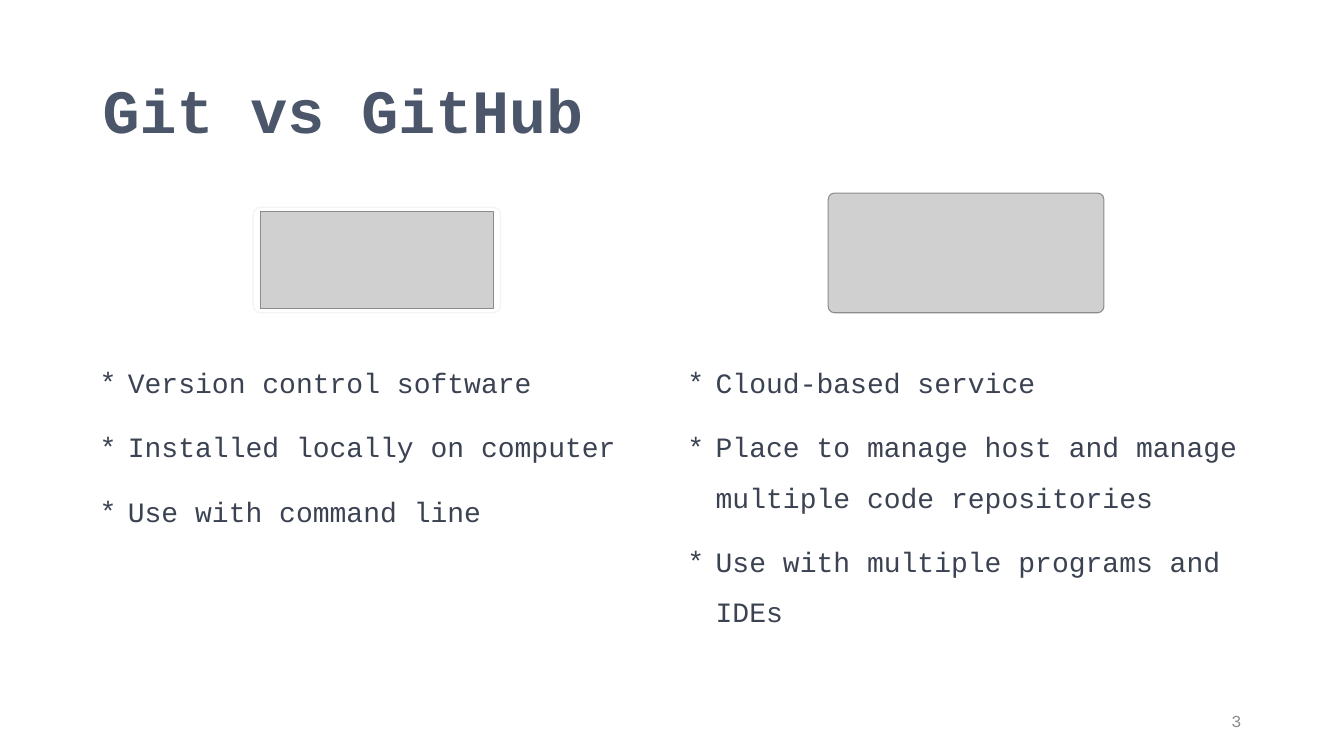
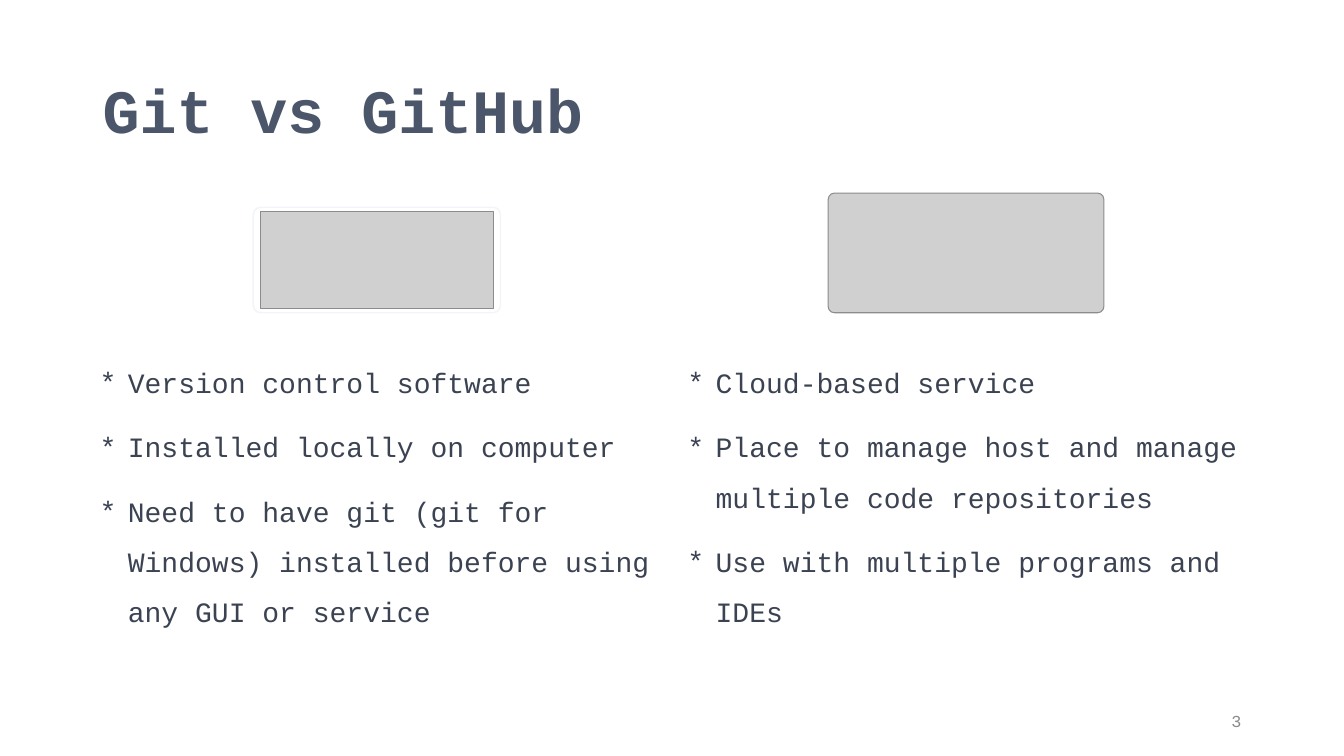
Before and after one commit to PIFSCstockassessments/SAP_github_workflow, a slide deck: slide 3 of docs/GitHub Workflow for SAP.pptx. Drawn at 1344x756 pixels with LibreOffice and Linux fonts; fonts in the diff are those of the drawing; grey boxes stand for pictures. Boxes give left, top, right and bottom in pixels: in the first picture for what was removed or moved away, otherwise in the second. Text is boxed around its words. In the diff, an @@ line names an element or a change of style, - is before the commit and + after.

```diff
--- a/docs/GitHub Workflow for SAP.pptx
+++ b/docs/GitHub Workflow for SAP.pptx
@@ text at (128,502,649,628): text changed @@
-* Use with command line
+* Need to have git (git for Windows) installed before using any GUI or service
```
Also in this commit, not shown: 2 other slides changed.
